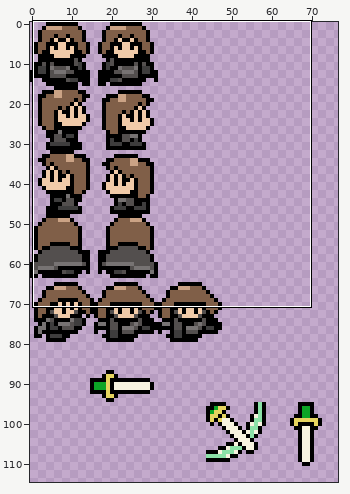
Two states of a sprite sheet, data/sprites/pnj/main/zuna.png. Above, an overview of the earlier version with the close-up marked.
Close-up. Before the commit:
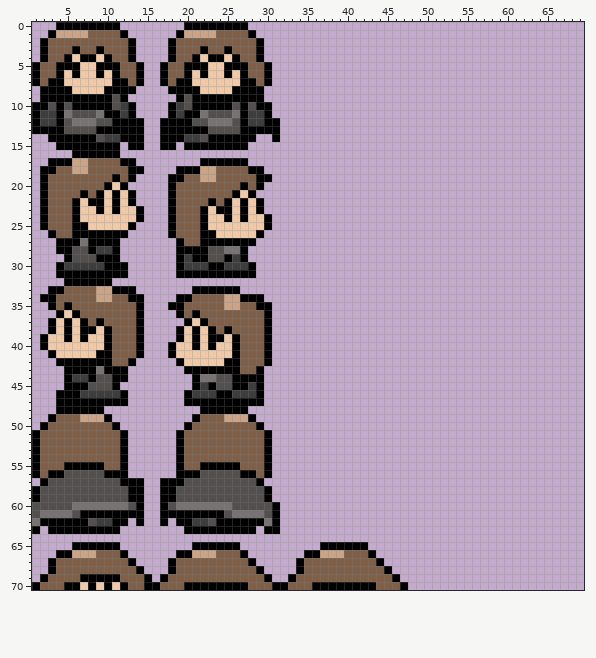
The file is 120x149 pixels. Colours within 5 levels of each other are drawn and written as one. Shown: x 1..69, y 0..70. The wide view leaves out empty margins.
After:
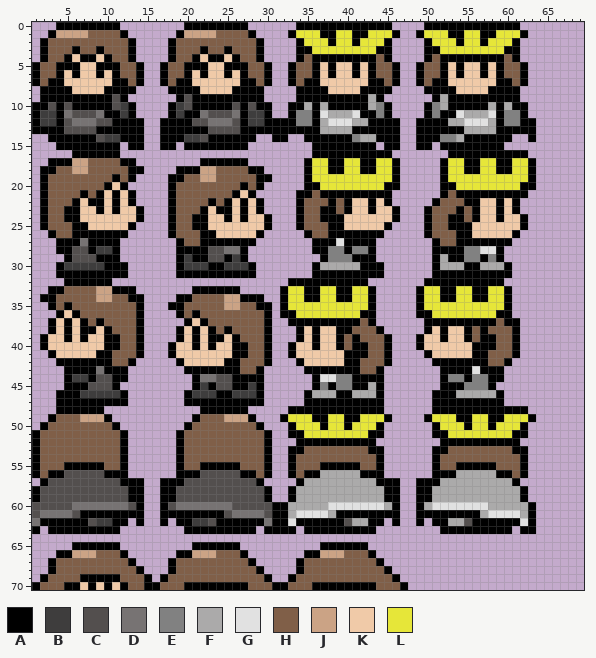
Palette (. is transparent): A #000000  B #3e3d3d  C #534f4e  D #777373  E #818181  F #abaaaa  G #e1e1e1  H #805f48  J #cba385  K #f0caa8  L #e6e639
Change:
Changed rows in their new state; - is an unchanged pixel.
first column x 5:
 0 -----------------------------AAAAAAAAAAAA----AAAAAAAAAAAA--
 1 ----------------------------ALLLAALLAALLLA--ALLLAALLAALLLA-
 2 -----------------------------ALLLALLALLLA----ALLLALLALLLA--
 3 -----------------------------AALLLLLLLLAA----AALLLLLLLLAA--
 4 -----------------------------AHAAAAAAAAHA----AHAAAAAAAAHA--
 5 ----------------------------AHHAKAKKAKAHHA--AHHAKAKKAKAHHA-
 6 ----------------------------AHHAKAKKAKAHHA--AHHAKAKKAKAHHA-
 7 ----------------------------AHAAKKKKKKAAHA--AHAAKKKKKKAAHA-
 8 -----------------------------AAAAKKKKAAAA----AAAAKKKKAAAA--
 9 -----------------------------AAAAAAAAAFA------AFAAAAAAAAA--
10 ----------------------------AAFAFAAAAAFEA----AEFAAAAAFAFAA-
11 ----------------------------AEEAGFFFGAAEA----AEAAGFFFGAEEA-
12 ---------------------------AAEEAFGGGFFAAAA--AAAAFFGGGFAEEAA
13 ---------------------------AAAAAFFFFAAAAAA--AAAAAAFFFFAAAAA
14 ---------------------------A--AAAAAAEFFAAA--AAAEEFAAAAAA--A
15 -------------------------------AAAAAAAA-AA--AA-AAAAAAAA----
16 -------------------------------AAAAAAAAAA-------AAAAAAAAAA-
17 ------------------------------ALLAALLAALLA-----ALLAALLAALLA
18 ------------------------------ALLAALLAALLA-----ALLAALLAALLA
19 ------------------------------ALLLLLLLLLLA-----ALLLLLLLLLLA
20 ------------------------------AALLLLLLLLAA-----AALLLLLLLLAA
21 -----------------------------AAHAAAAAAAAA------AHAAAAAAAAA-
22 -----------------------------AHHHAHAKKAKA-----AHHHAAKKAKA--
23 A----------------------------AHHAAHAKKAKKA---AHHHAHAKKAKA--
24 A---------------A------------AHHAAAKKKKKKA---AHHAAHAKKAKKA-
25 ----------------A------------AHHHAAKKKKKA----AHHAAAKKKKKKA-
26 ------------------------------AHHAAAAAAA-----AHHHAAKKKKKA--
27 -------------------------------AAAGAAAA-------AHHAAAAAAA---
28 -------------------------------AAEEAEEA-------AAAAEEGGA----
29 --------------------------------AEEEAAA-------AFAAEEAEA----
30 -------------------------------AFFFFFAAA------AFFFAAFFFA---
31 -------------------------------AAAAAAAAA------AAAAAAAAAA---
32 ----------------------------AAAAAAAAAA-------AAAAAAAAAA----
33 ---------------------------ALLAALLAALLA-----ALLAALLAALLA---
34 ---------------------------ALLAALLAALLA-----ALLAALLAALLA---
35 ---------------------------ALLLLLLLLLLA-----ALLLLLLLLLLA---
36 ---------------------------AALLLLLLLLAA-----AALLLLLLLLAA---
37 ----------------------------AAAAAAAAAHA------AAAAAAAAAHAA--
38 -----------------------------AKAKKAAHHHA-----AKAKKAHAHHHA--
39 ------A----------------------AKAKKAHAHHHA---AKKAKKAHAAHHA--
40 ------A---------------A-----AKKAKKAHAAHHA---AKKKKKKAAAHHA--
41 ----------------------A-----AKKKKKKAAAHHA----AKKKKKAAHHHA--
42 -----------------------------AKKKKKAAHHHA-----AAAAAAAHHA---
43 ------------------------------AAAAAAAHHA-------AAAAGAAA----
44 -------------------------------AGGEEAAAA-------AEEAEEAA----
45 -------------------------------AEAEEAAFA-------AAAEEEA-----
46 ------------------------------AFFFAAFFFA------AAAFFFFFA----
47 ------------------------------AAAAAAAAAA------AAAAAAAAA----
48 ----------------------------AAAAAAAAAAAA------AAAAAAAAAAAA-
49 ---------------------------ALLLAALLAALLLA----ALLLAALLAALLLA
50 ----------------------------ALLLALLALLLA------ALLLALLALLLA-
51 ----------------------------AALLLLLLLLAA------AALLLLLLLLAA-
52 -----------------------------AAAAAAAAAA--------AAAAAAAAAA--
53 ----------------------------AAHHHHHHHHAA------AAHHHHHHHHAA-
54 ----------------------------AHHHHHHHHHHA------AHHHHHHHHHHA-
55 ----------------------------AHHHAAAAAHHA------AHHAAAAAHHHA-
56 ----------------------------AHAAFFFFFAAA------AAAFFFFFAAHA-
57 -----------------------------AFFFFFFFFFAAA--AAAFFFFFFFFFA--
58 ----------------------------AFFFFFFFFFFFAA--AAFFFFFFFFFFFA-
59 ----------------------------AFFFFFFFFFFFAA--AAFFFFFFFFFFFA-
60 ---------------------------AFFFFFGGGGGGGFA--AFGGGGGGGFFFFFA
61 ---------------------------AFGGGGFAAAAAAAA--AAAAAAAAFGGGGFA
62 ---------------------------AGAAAAAACFFAA-A--A-AAFFCAAAAAAGA
63 ---------------------------AA-AAAAAAAAA--------AAAAAAAAA-AA
Boxes around the changes in both close-ups, in picture pixels (x1, y1, x2, y2):
added: (280, 22, 536, 534)
changed: (64, 206, 72, 222)
changed: (192, 214, 200, 230)
changed: (112, 334, 120, 350)
changed: (240, 342, 248, 358)
